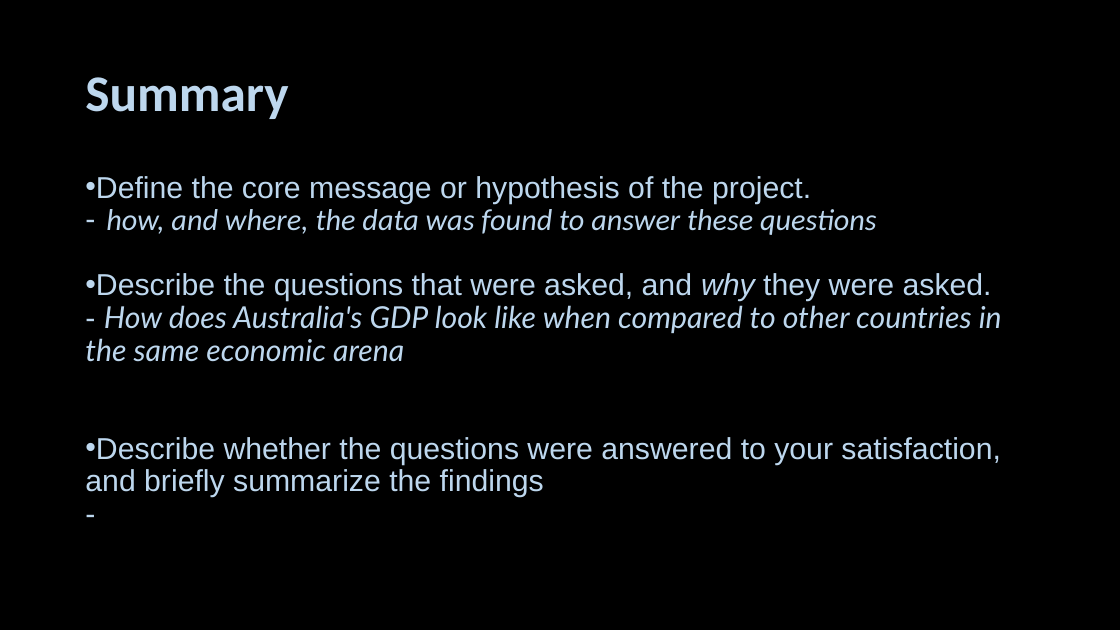
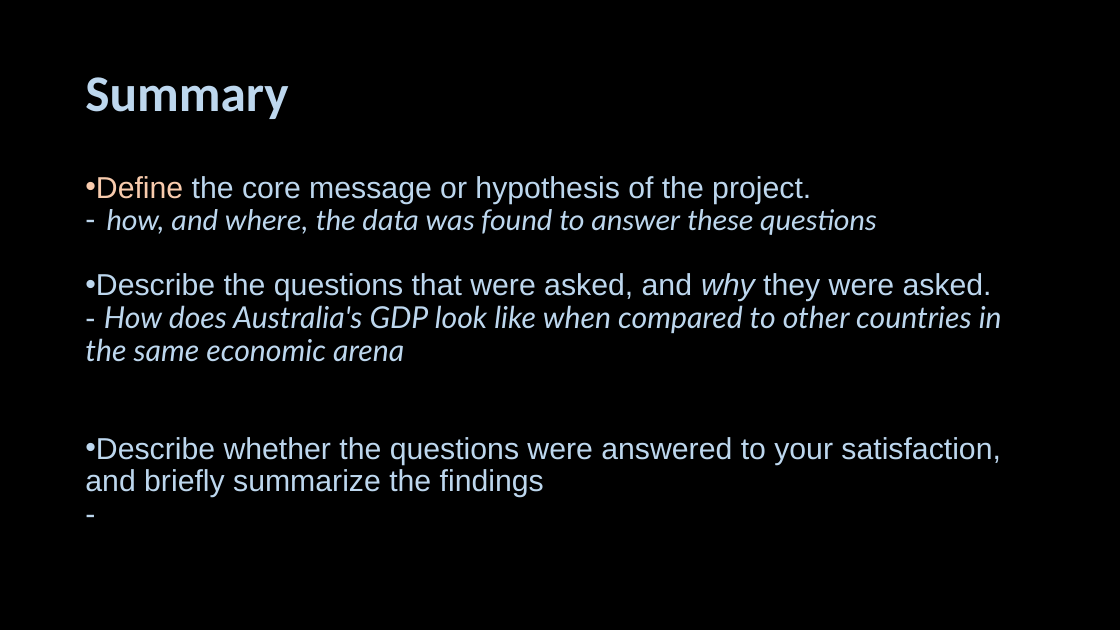
Before and after one commit to TribThapa/AustralianEconomyAnalysis, a slide deck: slide 3 of Australian Economy Analysis.pptx. Drawn at 1120x630 pixels with LibreOffice and Linux fonts; fonts in the diff are those of the drawing. Boxes give left, top, right and bottom in pixels: in the first picture for what was removed or moved away, otherwise in the second. Text is boxed around its words. In the diff, an @@ line names an element or a change of style, - is before the commit and + after.

```diff
--- a/Australian Economy Analysis.pptx
+++ b/Australian Economy Analysis.pptx
@@ text at box(85, 176, 811, 204): text colour #BDD7EE to #F8CBAD in "Define" @@
```
Also in this commit, not shown: 7 other files.
